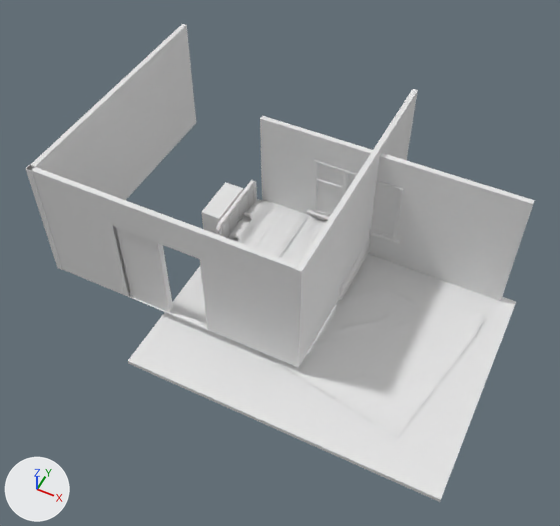
Two versions of the FBX model Fossa CRPG Project/Assets/Art/3d/Models/Furniture/Window(Paneless).fbx, one commit apart.
The view is the same before and after, from a 50 mm camera at (5.64, -9.41, 11.23) aimed at (1.47, -1.08, 0.81). Every picture has the same lights, and +X, +Y and +Z are marked at lower left. Where no turn or scale is listed for an object, it has been applied to the vertices.

The first picture shows 'Bed', 'Dog', 'Door', 'Floor', 'Lamp', 'Rug', 'Wall004', 'Wall1', 'Wall2', 'Wall3', 'Window'.
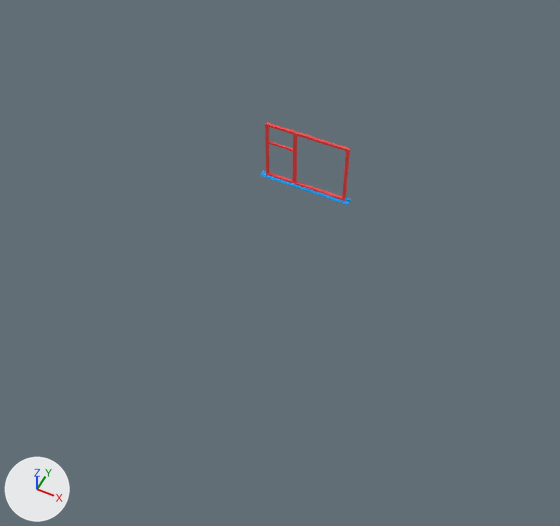
The change, as a diff of the scene's bpy script:
```diff
--- a/Fossa CRPG Project/Assets/Art/3d/Models/Furniture/Window(Paneless).fbx.py
+++ b/Fossa CRPG Project/Assets/Art/3d/Models/Furniture/Window(Paneless).fbx.py
@@ mat_01___default @@
+mat_01___default = principled_material('01 - Default')
+mat_01___default.base_color = (1.0, 0.0658, 0.0658)  # red #ff4949
+mat_01___default.roughness = 0.0
@@ mat_02___default @@
+mat_02___default = principled_material('02 - Default')
+mat_02___default.base_color = (0.0, 0.389, 0.974)  # blue #00a8fc
+mat_02___default.roughness = 0.0
@@ me_mesh_012 @@
 # used by ob_window; location = (2.22, 0.62, 0.56)
-me_mesh_012.from_pydata(...)  # 322 vertices, 652 faces; spans x -0.98..0.93, y -0.08..0.08, z 0.0..1.31
+me_mesh_012.from_pydata(...)  # 194 vertices, 396 faces; spans x -0.88..0.84, y -0.03..0.03, z 0.02..1.3
+# me_mesh_012 part 1: 7 vertices moved from x -0.88..0.78, y -0.03..0.03, z 0.03..1.26 to x -0.88..0.84, y -0.03..0.03, z 0.02..1.3; 207 vertices removed from x -0.98..0.93, y -0.08..0.08, z 0.0..1.31; 79 vertices added at x -0.88..0.84, y -0.03..0.03, z 0.02..1.3
+# me_mesh_012 part 2: 49 faces spanning x -0.88..0.84, y -0.03..0.03, z 0.02..1.3 switch from no material to mat_01___default (red #ff4949)
@@ me_mesh_001_1 @@
+me_mesh_001_1.from_pydata(...)  # 156 vertices, 166 faces; spans x -0.98..0.93, y -0.08..0.08, z 0.0..0.03
+me_mesh_001_1.materials.append(mat_02___default)  # blue #00a8fc
@@ ob_wall3 @@
-ob_wall3 = bpy.data.objects.new('Wall3', me_mesh_005)
-ob_wall3.location = (-2.5, -0.02, 0.1)
@@ ob_window @@
 ob_window = bpy.data.objects.new('Window', me_mesh_012)
-ob_window.location = (2.22, 0.62, 0.56)
+ob_window.location = (1.02, 0.98, 0.75)
@@ ob_rug @@
-ob_rug = bpy.data.objects.new('Rug', me_mesh_011)
-ob_rug.location = (2.68, -0.16, 4.54)
@@ ob_floor @@
-ob_floor = bpy.data.objects.new('Floor', me_mesh)
-ob_floor.location = (2.63, -1.44, -0.16)
@@ ob_wall2 @@
-ob_wall2 = bpy.data.objects.new('Wall2', me_mesh_004)
-ob_wall2.location = (-0.06, -2.46, 0.1)
@@ ob_dog @@
-ob_dog = bpy.data.objects.new('Dog', me_mesh_002)
-ob_dog.location = (-0.28, -0.07, 0.1)
@@ ob_bedside_table @@
-ob_bedside_table = bpy.data.objects.new('Bedside table', me_mesh_008)
-ob_bedside_table.location = (0.36, -1.26, 0.34)
@@ ob_wall004 @@
-ob_wall004 = bpy.data.objects.new('Wall004', me_mesh_006)
-ob_wall004.location = (2.5, -0.02, 0.1)
@@ ob_door @@
-ob_door = bpy.data.objects.new('Door', me_mesh_007)
-ob_door.location = (-0.48, -2.42, 0.1)
@@ ob_bed @@
-ob_bed = bpy.data.objects.new('Bed', me_mesh_001)
-ob_bed.location = (1.31, -0.08, 0.1)
@@ ob_lamp @@
-ob_lamp = bpy.data.objects.new('Lamp', me_mesh_009)
-ob_lamp.location = (0.14, -1.14, 0.56)
@@ ob_wall1 @@
-ob_wall1 = bpy.data.objects.new('Wall1', me_mesh_003)
-ob_wall1.location = (2.73, 0.67, -0.07)
@@ ob_windowledge @@
+ob_windowledge = bpy.data.objects.new('WindowLedge', me_mesh_001_1)
+ob_windowledge.location = (1.02, 0.98, 0.75)
```

Boxes [x1, y1, x2, y2] around the edits, measured in the pictures (560 x 526 px):
'Floor', deleted
    before: [128, 254, 516, 502]
'Wall1', deleted
    before: [260, 116, 535, 301]
'Wall2', deleted
    before: [25, 165, 298, 365]
'Rug', deleted
    before: [259, 256, 486, 437]
'Wall3', deleted
    before: [26, 24, 196, 270]
'Wall004', deleted
    before: [293, 89, 418, 368]
'Bed', deleted
    before: [216, 180, 371, 300]
'Door', deleted
    before: [116, 227, 173, 312]
'Window', reshaped, moved (12% narrower)
    before: [307, 161, 404, 244]
    after: [265, 122, 350, 201]
'Dog', deleted
    before: [201, 182, 243, 232]
'WindowLedge', added
    after: [260, 171, 351, 205]
part 1 of me_mesh_012, cut back
    before: [307, 161, 404, 244]
    after: [265, 122, 350, 201]
part 2 of me_mesh_012, recoloured
    before: [314, 178, 347, 193]
    after: [265, 141, 297, 182]
